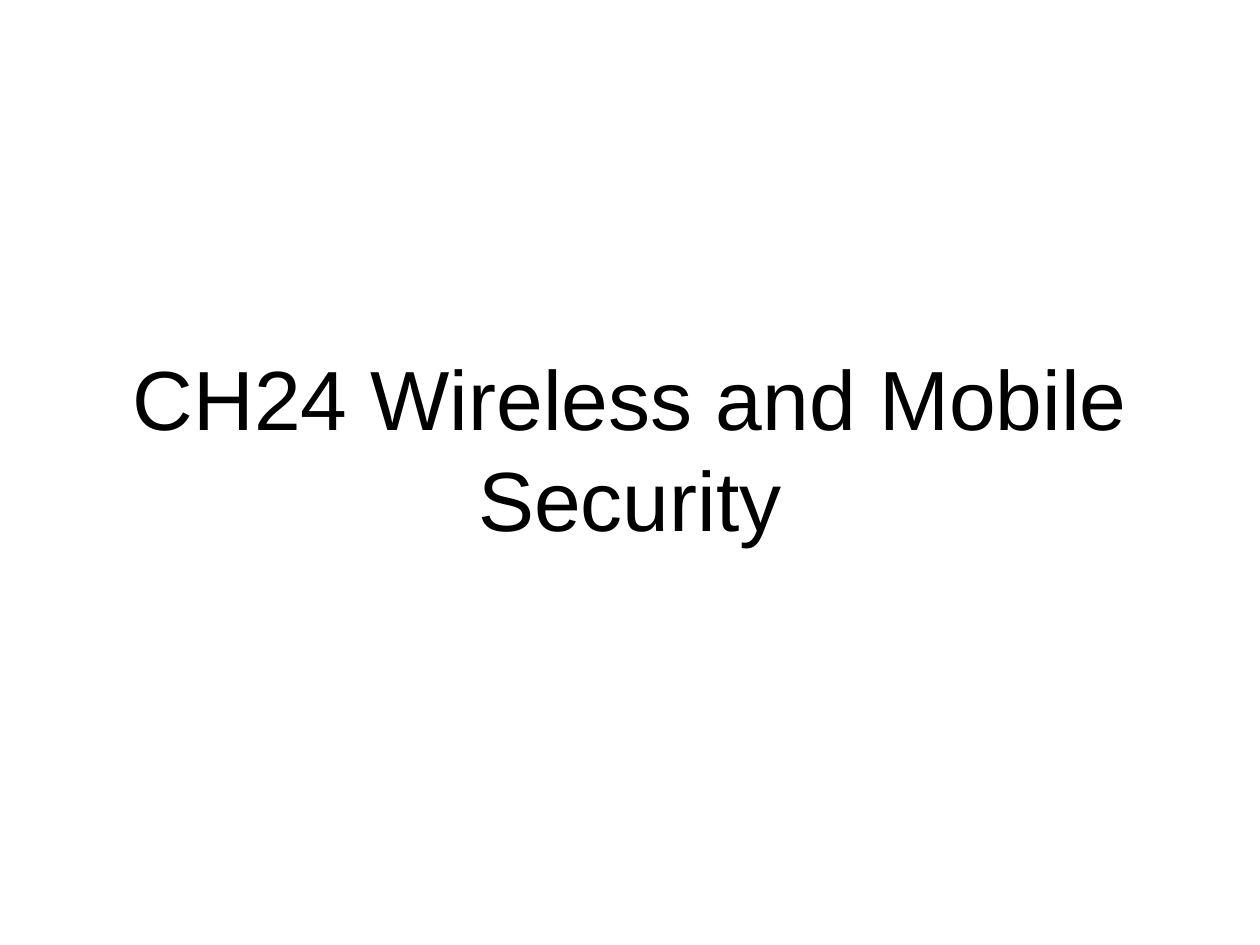
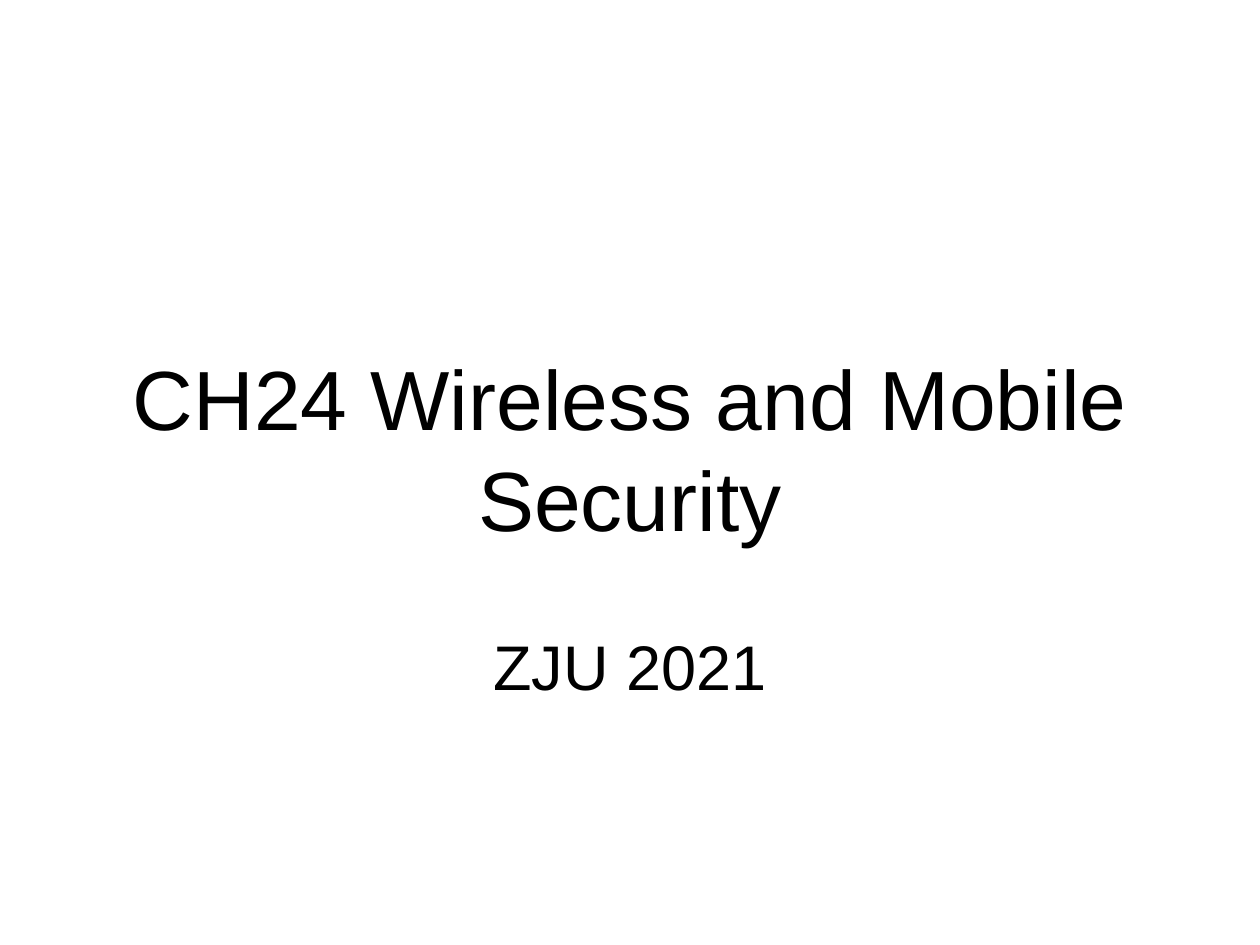
Before and after one commit to gulaoshi/gu.github.io, a slide deck: slide 1 of InfoSec/PPTs/L15-CH24-Wireless Mobile Security.pptx. Drawn at 1260x945 pixels with LibreOffice and Linux fonts; fonts in the diff are those of the drawing. Boxes give left, top, right and bottom in pixels: in the first picture for what was removed or moved away, otherwise in the second. Text is boxed around its words. In the diff, an @@ line names an element or a change of style, - is before the commit and + after.

```diff
--- a/InfoSec/PPTs/L15-CH24-Wireless Mobile Security.pptx
+++ b/InfoSec/PPTs/L15-CH24-Wireless Mobile Security.pptx
@@ subtitle added at [493, 646, 766, 691], 36 pt, text #000000 @@
+ZJU 2021
```
Also in this commit, not shown: 32 other files.
